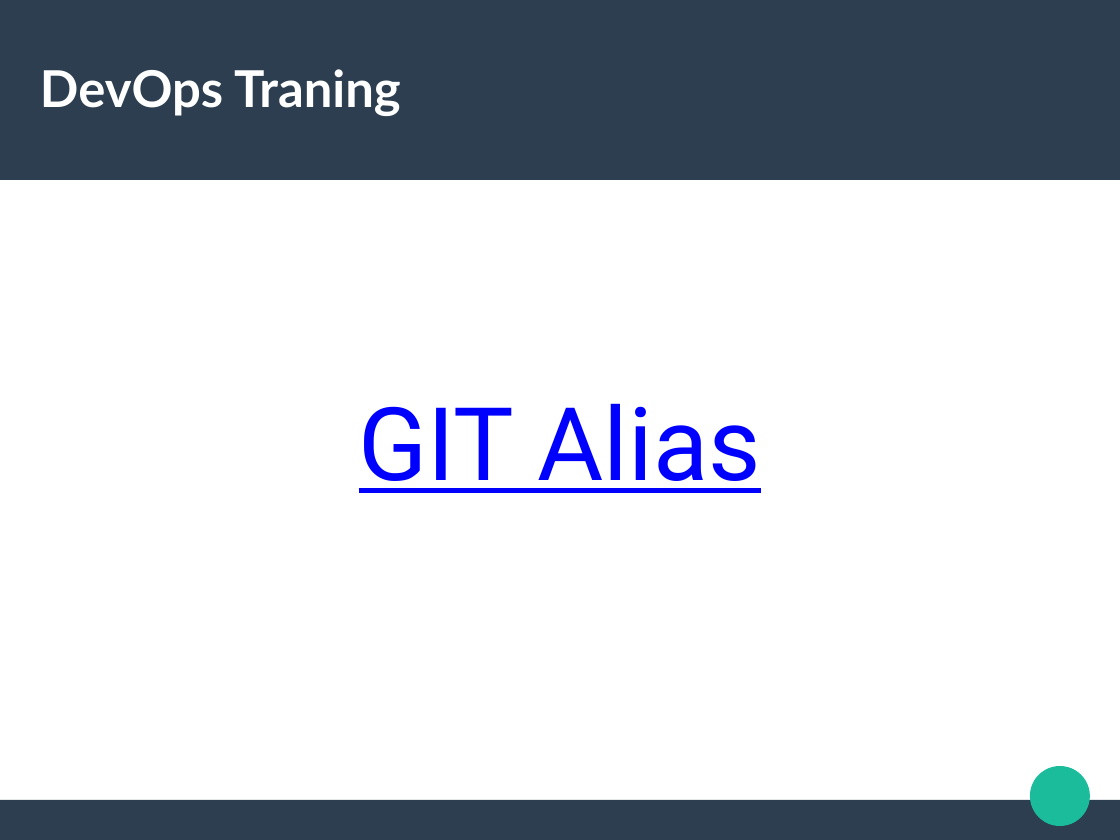
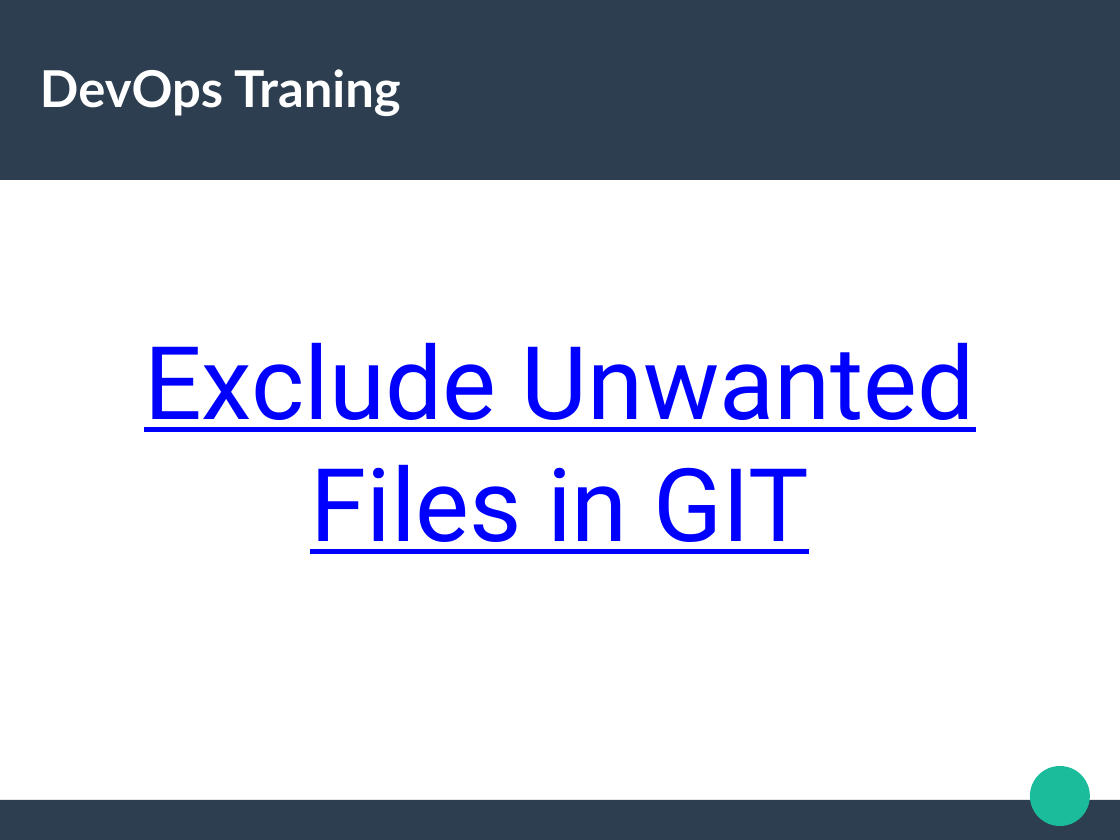
Before and after one commit to anshulc55/git-gitHub, a slide deck: slide 1 of Git Commands/Avoid Unwanted Files.odp. Drawn at 1120x840 pixels with LibreOffice and Linux fonts; fonts in the diff are those of the drawing. Boxes give left, top, right and bottom in pixels: in the first picture for what was removed or moved away, otherwise in the second. Text is boxed around its words. In the diff, an @@ line names an element or a change of style, - is before the commit and + after.

```diff
--- a/Git Commands/Avoid Unwanted Files.odp
+++ b/Git Commands/Avoid Unwanted Files.odp
@@ subtitle at (144,342,975,554): text changed @@
-GIT Alias
+Exclude Unwanted Files in GIT
```
Also in this commit, not shown: 1 other slide changed, 2 slides added, 1 slide removed, 3 other files.
